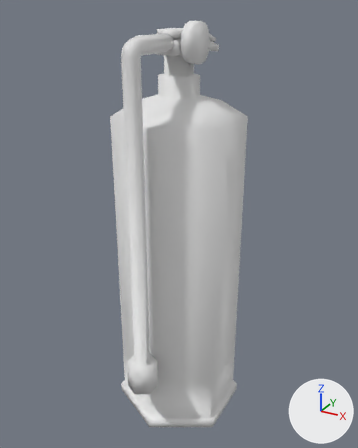
One commit to the FBX model Antazo/Fire Extinguisher.fbx: the scene before it, then after it.
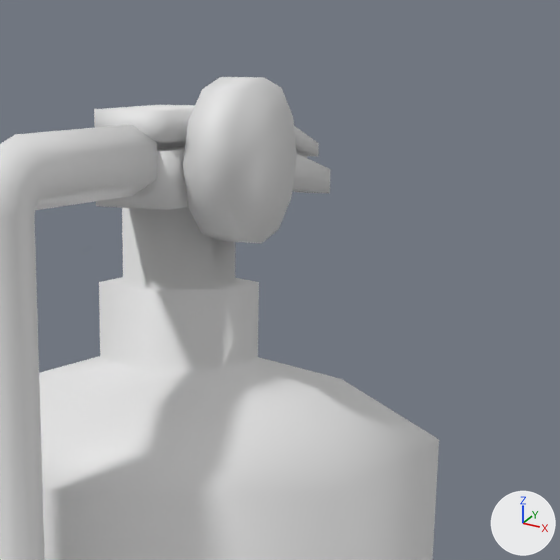
There are two pictures of each version: one whole from a camera (50 mm lens) standing at (1.565, -2.905, 2.992) and looking at (0.006, -0.07, 1.574), one close up on the part from 37% to 78% of the width and 0% to 33% of the height. The axes (+X, +Y, +Z) are drawn at lower right. The lights are the same throughout. Where no turn or scale is listed for an object, it has been applied to the vertices.

Names of what the first close-up shows: 'Base', 'Hose'.
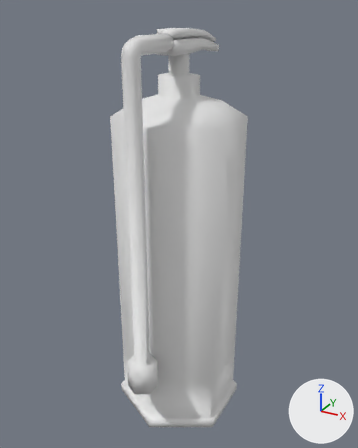
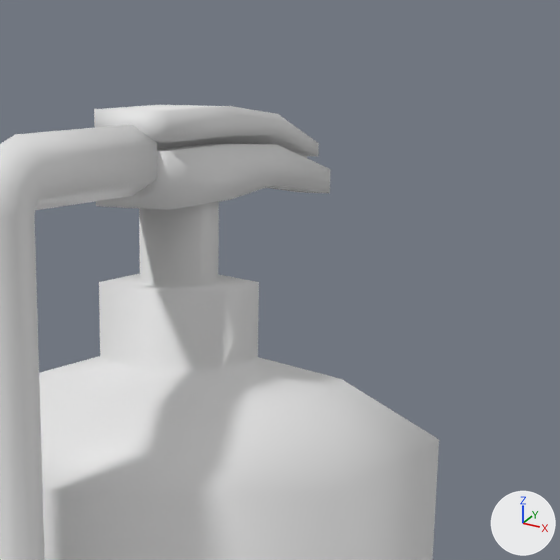
The newer file is also turned or shifted as a whole; pictures and numbers use the older file's frame.

What differs and where, as boxes [x1, y1, x2, y2] in the close-ups (560 x 560 px; the box of a moved part takes in the faces that stretch with it):
'Base', reshaped: before [39, 207, 439, 560]; after [39, 202, 439, 560]
'Hose', reshaped: before [0, 77, 331, 560]; after [0, 105, 331, 560]
part 1 of me_cylinder_005, deleted: before [183, 77, 297, 243]
part 2 of me_cylinder, moved or reshaped: before [101, 207, 257, 291]; after [101, 202, 257, 291]

What the commit changed:
me_cylinder has 66 vertices, 62 faces and spans x -0.42..0.42, y -0.48..0.45, z -0.45..2.21.
me_cylinder is used by ob_base; location (0.0, -0.043, 0.512).
me_cylinder part 2: all 12 vertices in x -0.08..0.08, y -0.11..0.07, z 2.08..2.21 are scaled about their middle by (0.7, 0.7, 1).
me_cylinder_005 has 152 vertices, 130 faces and spans x -0.09..0.16, y -0.7..0.46, z 0.52..2.91.
me_cylinder_005 is used by ob_hose; location (0.0, 0.0, 0.0).
me_cylinder_005 part 1: the loose piece of 24 vertices spanning x 0.08..0.16, y -0.19..0.05, z 2.67..2.91 is deleted.
